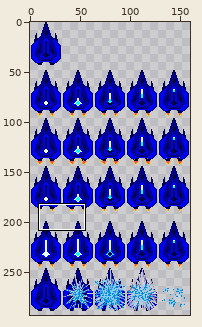
A sprite sheet gets an edit: SecondSemesterExamProject/Content/PlayerPlane1.png. Above: a wide view before the commit, with the close-up outlined.
Close-up. Before the commit:
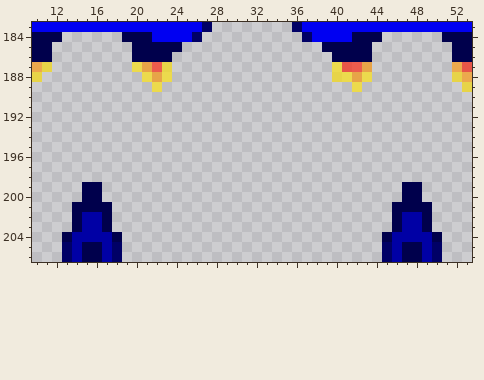
The file is 160x294 pixels. Pixels under 10% opacity are left out. Colours within 5 levels of each other are drawn and written as one. Shown: x 10..53, y 183..206. The wide view leaves out empty margins. The commit also changed other parts of the picture, which this record leaves out.
New version:
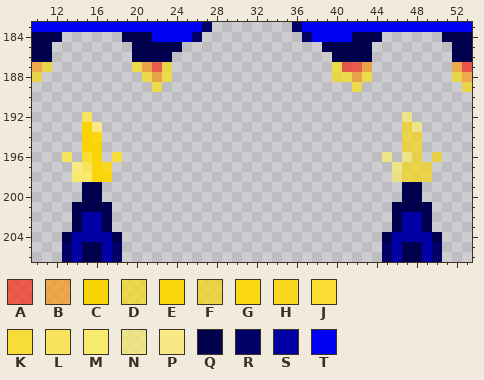
Palette (. is transparent): A #ff1900a0  B #ff9400a0  C #f9d404  D #ffe100a0  E #f9d50a  F #fad70daf  G #f9d712  H #f9d820  J #f9dd33  K #f7dd3a  L #f8e35f  M #f8ea6c  N #f9ec70bb  P #f9e984  Q #00004c  R #000066  S #0000a5  T #0000f2
Difference:
{"y":192,"x":15,"old":".","new":"L"}
{"y":192,"x":47,"old":".","new":"N"}
{"y":193,"x":15,"old":"..","new":"CP"}
{"y":193,"x":47,"old":"..","new":"FN"}
{"y":194,"x":15,"old":"..","new":"CG"}
{"y":194,"x":47,"old":"..","new":"FF"}
{"y":195,"x":15,"old":"..","new":"CC"}
{"y":195,"x":47,"old":"..","new":"FF"}
{"y":196,"x":13,"old":".","new":"L"}
{"y":196,"x":15,"old":"..","new":"JE"}
{"y":196,"x":18,"old":".","new":"K"}
{"y":196,"x":45,"old":".","new":"N"}
{"y":196,"x":47,"old":"..","new":"NF"}
{"y":196,"x":50,"old":".","new":"F"}
{"y":197,"x":14,"old":"....","new":"PLEH"}
{"y":197,"x":46,"old":"....","new":"NFFF"}
{"y":198,"x":14,"old":"....","new":"MMEE"}
{"y":198,"x":46,"old":"....","new":"NFFF"}
{"label":"added","picture_box":[62,112,122,182]}
{"label":"added","picture_box":[382,112,442,182]}
